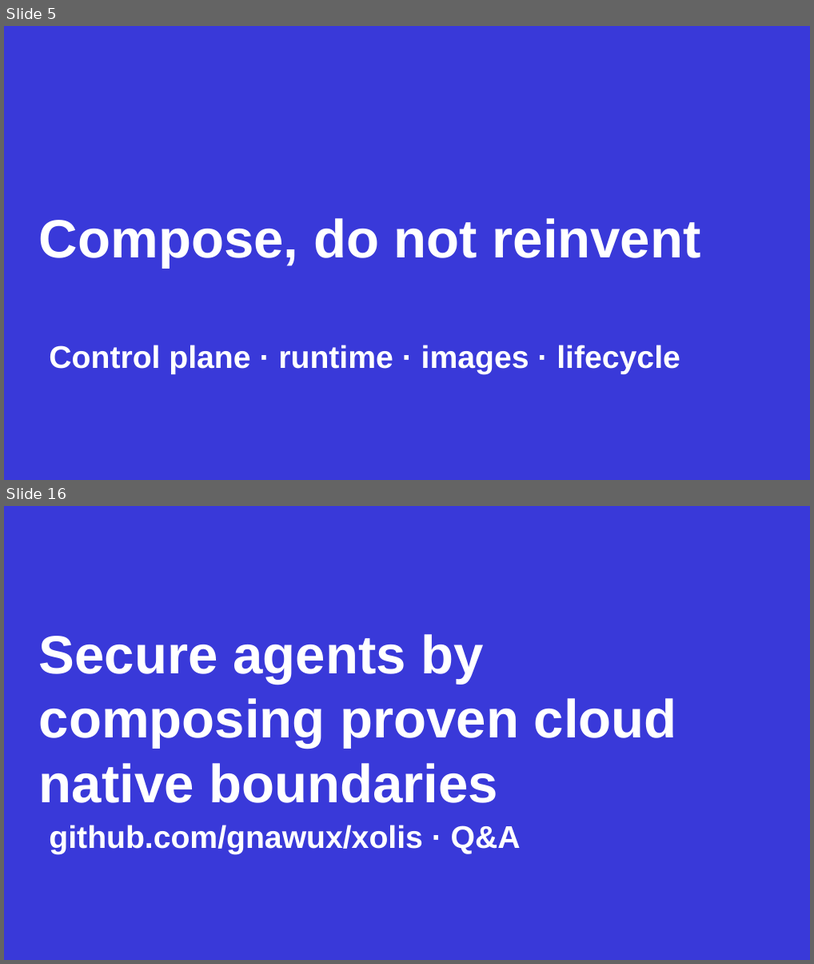
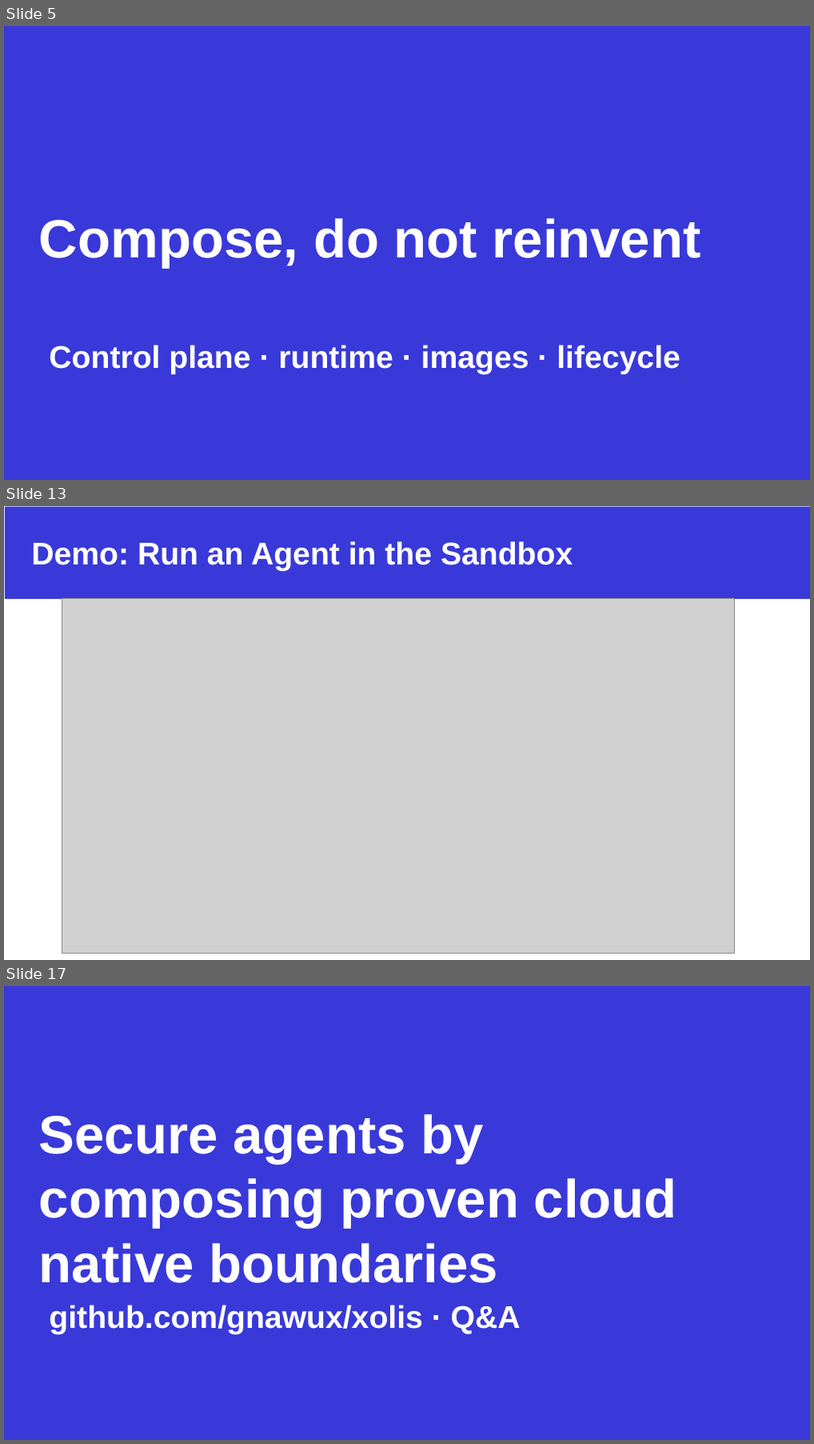
Before and after one commit to gnawux/xolis, a slide deck: Docs/decks/kubecon-jp-2026/Sandbox_for_Agentic_Application_with_Cloud_Native_Stack.pptx. Shown one above the other, each under a label of ours: slides 5 and 16 before the commit, slides 5, 13 and 17 after it; the slides between them are not shown. The pictures are 814x964 and 814x1444 pixels, drawn with LibreOffice and Linux fonts; fonts in the diff are those of the drawing; grey boxes stand for pictures; background and template pictures are left out. Boxes give left, top, right and bottom in pixels: in the first picture for what was removed or moved away, otherwise in the second. Text is boxed around its words. In the diff, an @@ line names an element or a change of style, - is before the commit and + after.

Commit message:
docs: add Hermes demo architecture slide

```diff
--- a/Docs/decks/kubecon-jp-2026/Sandbox_for_Agentic_Application_with_Cloud_Native_Stack.pptx
+++ b/Docs/decks/kubecon-jp-2026/Sandbox_for_Agentic_Application_with_Cloud_Native_Stack.pptx
@@ slide 13 added at (4,506,810,960), background #FFFFFF @@
@@ rectangle added at (5,507,810,600), fill #3939D9 @@
@@ title added at (31,541,573,571), 28 pt, text #FFFFFF, bold @@
+Demo: Run an Agent in the Sandbox
@@ picture added at (62,599,734,953) @@
@@ what was slide 16 is now slide 17 @@
```
Also in this commit, not shown: 2 slides changed, 1 other file.
